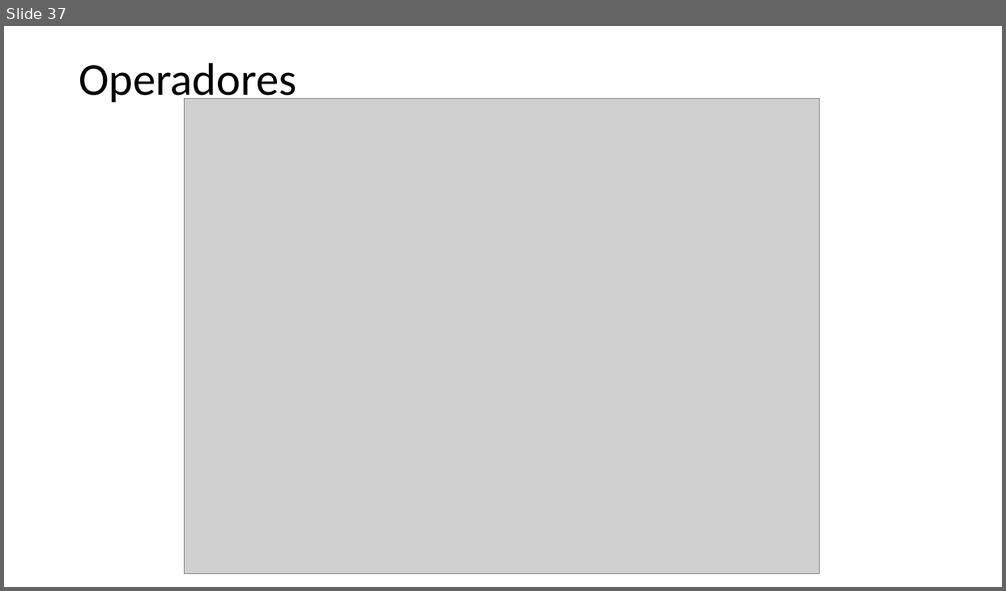
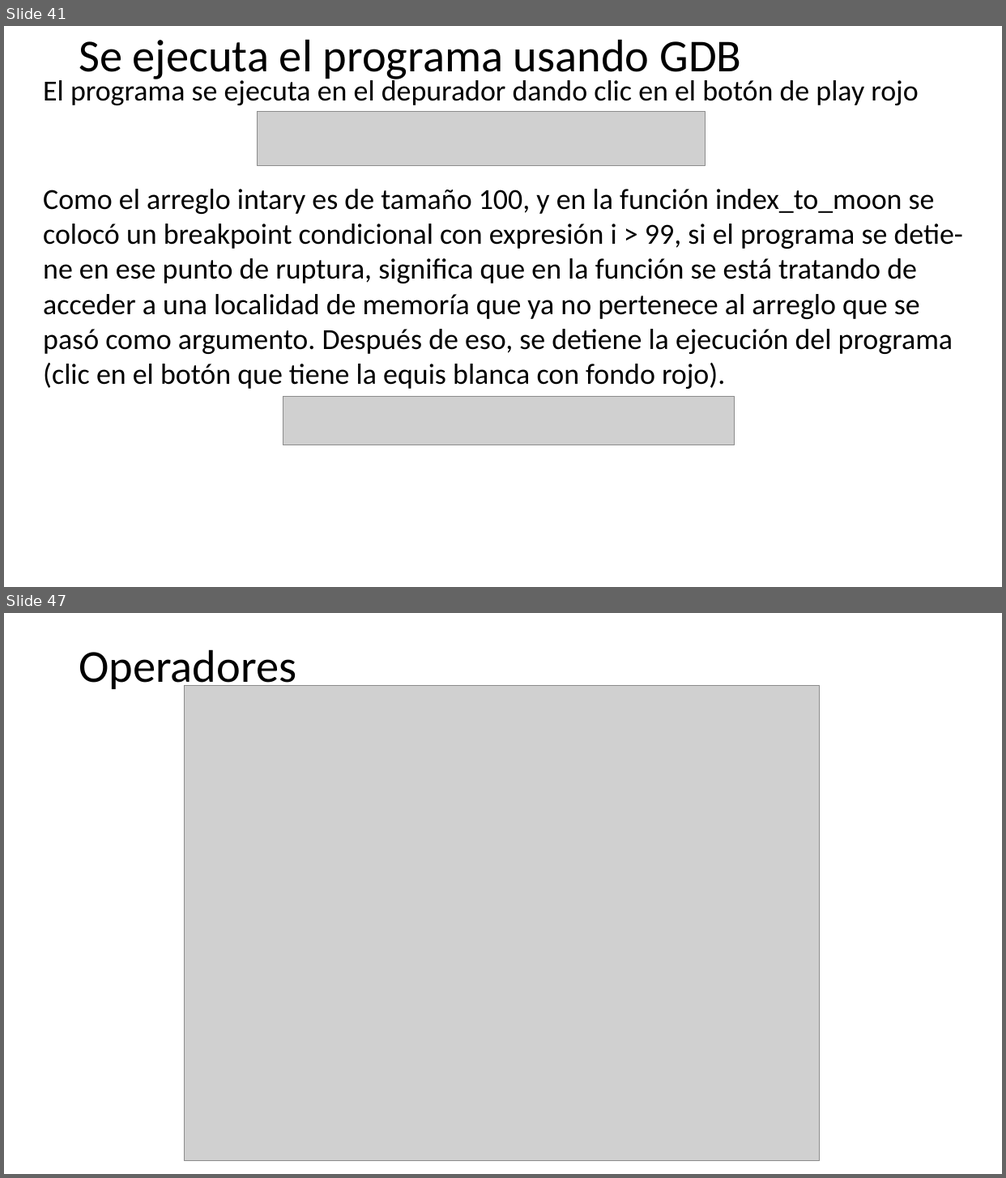
Before and after one commit to programacionestructurada/2021-2, a slide deck: U1_Introduccion_a_la_programacion/PracticaGuiada01_Introduccion_a_la_programacion.pptx. Shown one above the other, each under a label of ours: slide 37 before the commit, slides 41 and 47 after it; the slides between them are not shown. The pictures are 1006x591 and 1006x1178 pixels, drawn with LibreOffice and Linux fonts; fonts in the diff are those of the drawing; grey boxes stand for pictures. Boxes give left, top, right and bottom in pixels: in the first picture for what was removed or moved away, otherwise in the second. Text is boxed around its words. In the diff, an @@ line names an element or a change of style, - is before the commit and + after.

```diff
--- a/U1_Introduccion_a_la_programacion/PracticaGuiada01_Introduccion_a_la_programacion.pptx
+++ b/U1_Introduccion_a_la_programacion/PracticaGuiada01_Introduccion_a_la_programacion.pptx
@@ slide 41 added at (x1=4, y1=26, x2=1002, y2=587), background #FFFFFF @@
@@ title added at (x1=79, y1=39, x2=742, y2=83), 44 pt, text #000000 @@
+Se ejecuta el programa usando GDB
@@ text added at (x1=43, y1=77, x2=918, y2=105), 28 pt, text #000000 @@
+El programa se ejecuta en el depurador dando clic en el botón de play rojo
@@ picture added at (x1=257, y1=111, x2=705, y2=166) @@
@@ text added at (x1=43, y1=189, x2=963, y2=389), 28 pt, text #000000 @@
+Como el arreglo intary es de tamaño 100, y en la función index_to_moon se
+colocó un breakpoint condicional con expresión i > 99, si el programa se detie-
+ne en ese punto de ruptura, significa que en la función se está tratando de
+acceder a una localidad de memoría que ya no pertenece al arreglo que se
+pasó como argumento. Después de eso, se detiene la ejecución del programa
+(clic en el botón que tiene la equis blanca con fondo rojo). .
@@ picture added at (x1=283, y1=396, x2=735, y2=446) @@
@@ what was slide 37 is now slide 47 @@
```
Also in this commit, not shown: 2 slides changed, 10 other slides added, 1 slide removed.
